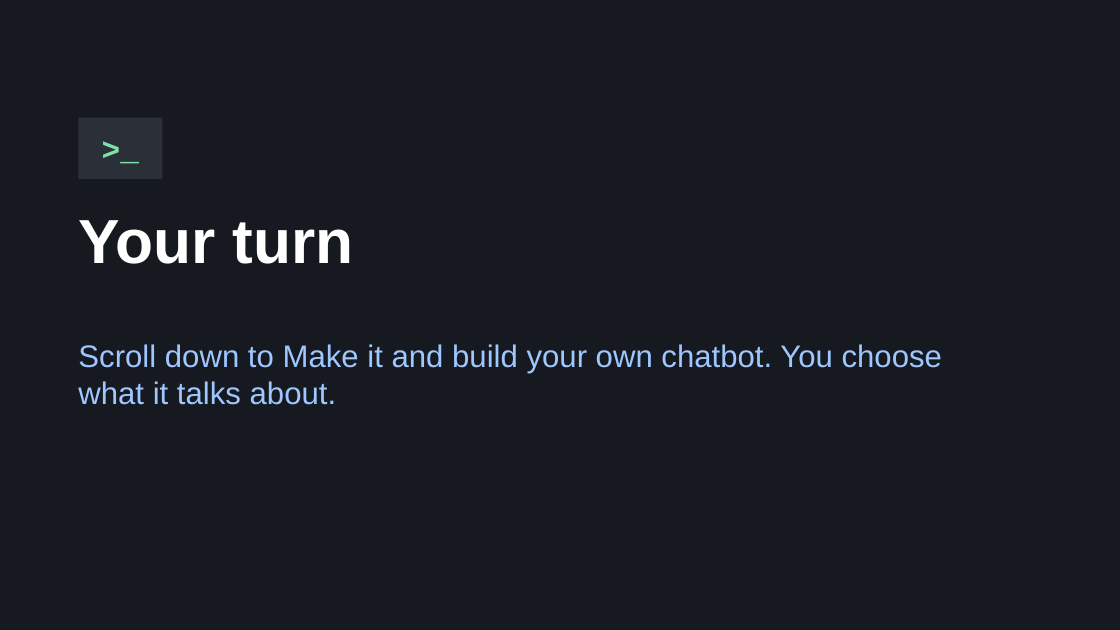
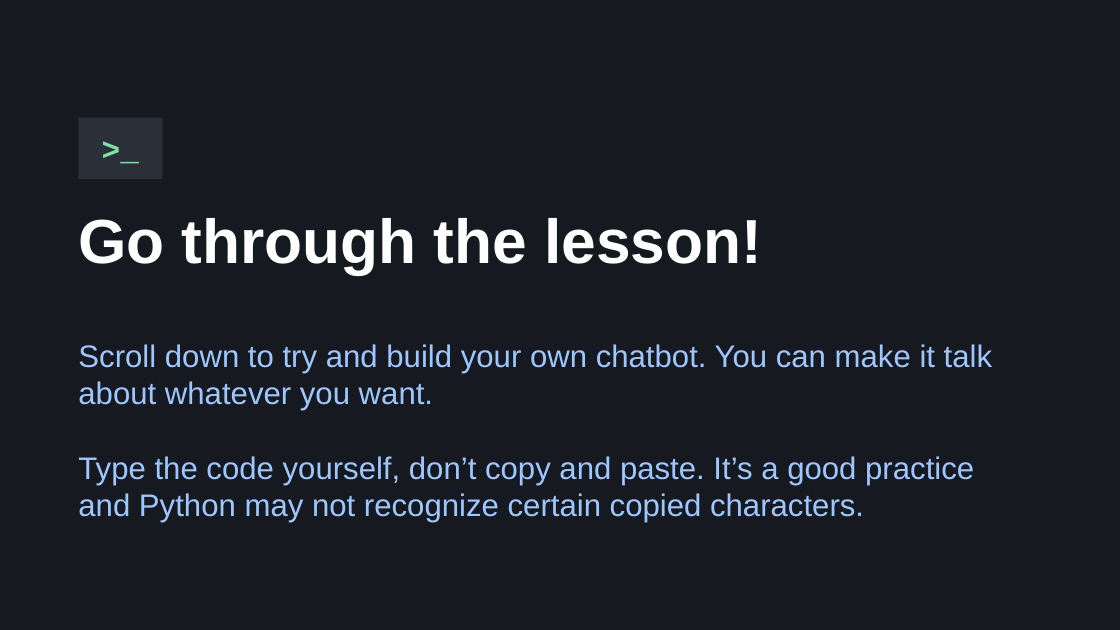
Before and after one commit to FrankD64/chatbot-lesson, a slide deck: slide 8 of assets/slides/Lesson2_Making_Computers_Listen.pptx. Drawn at 1120x630 pixels with LibreOffice and Linux fonts; fonts in the diff are those of the drawing. Boxes give left, top, right and bottom in pixels: in the first picture for what was removed or moved away, otherwise in the second. Text is boxed around its words. In the diff, an @@ line names an element or a change of style, - is before the commit and + after.

```diff
--- a/assets/slides/Lesson2_Making_Computers_Listen.pptx
+++ b/assets/slides/Lesson2_Making_Computers_Listen.pptx
@@ title at bbox=[78, 218, 762, 275]: text changed @@
-Your turn
+Go through the lesson!
@@ text at bbox=[78, 344, 992, 522]: text changed @@
-Scroll down to Make it and build your own chatbot. You choose what it talks about.
+Scroll down to try and build your own chatbot. You can make it talk about whatever you want.
+Type the code yourself, don’t copy and paste. It’s a good practice and Python may not recognize certain copied characters.
```
Also in this commit, not shown: 7 other slides changed, 3 other files.
